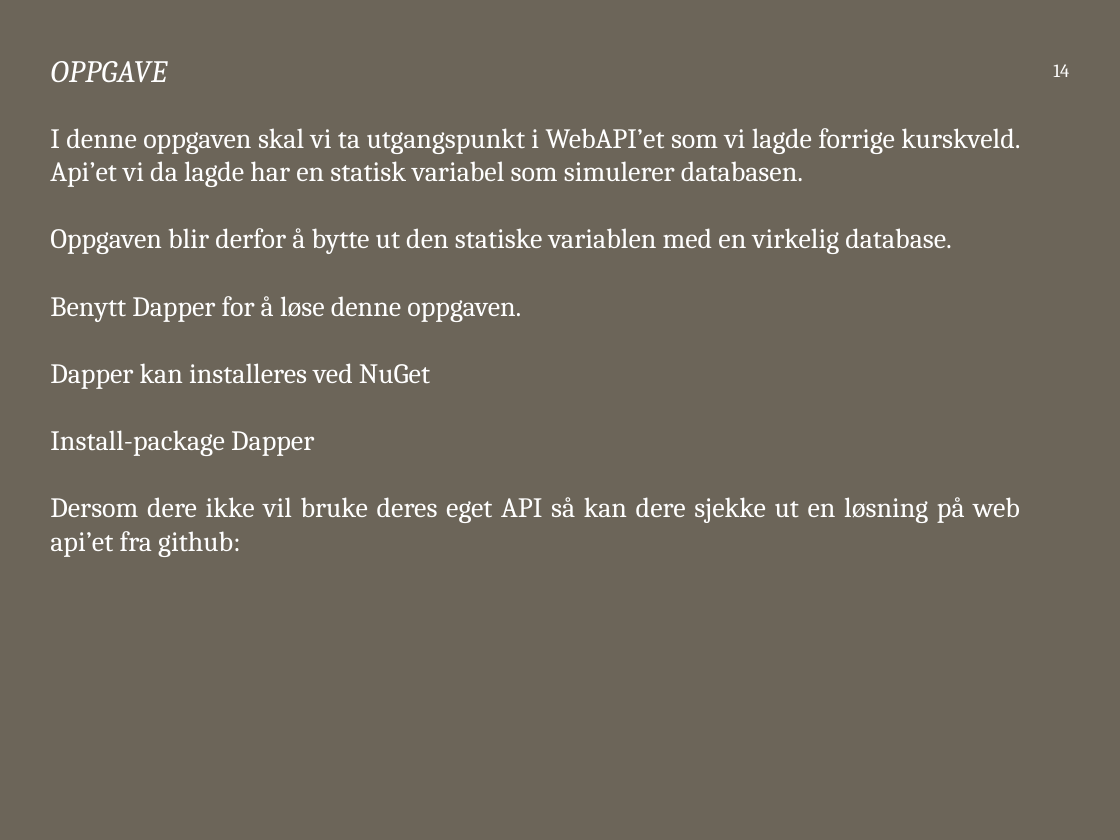
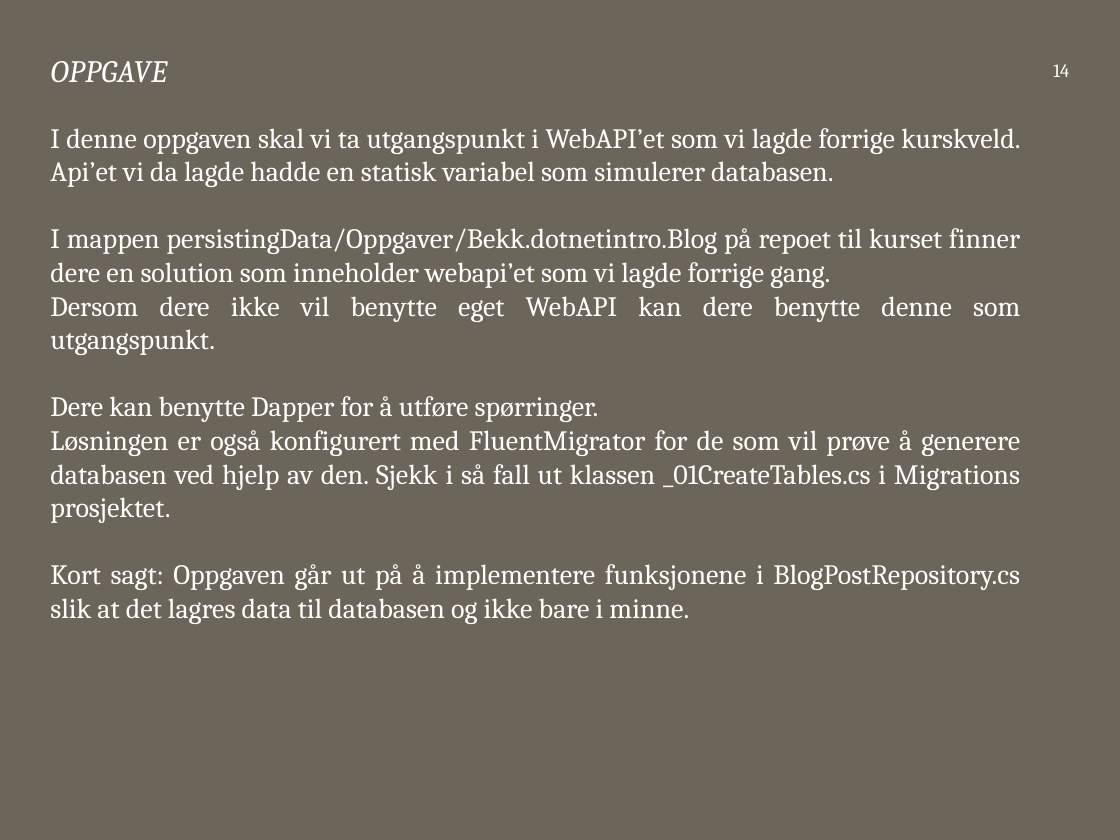
Before and after one commit to bekk/dotnetkurs, a slide deck: slide 14 of persistingData/persistingData.pptx. Drawn at 1120x840 pixels with LibreOffice and Linux fonts; fonts in the diff are those of the drawing. Boxes give left, top, right and bottom in pixels: in the first picture for what was removed or moved away, otherwise in the second. Text is boxed around its words. In the diff, an @@ line names an element or a change of style, - is before the commit and + after.

```diff
--- a/persistingData/persistingData.pptx
+++ b/persistingData/persistingData.pptx
@@ text at (50, 128, 1020, 624): text changed @@
-I denne oppgaven skal vi ta utgangspunkt i WebAPI’et som vi lagde forrige kurskveld. Api’et vi da lagde har en statisk variabel som simulerer databasen.
-Oppgaven blir derfor å bytte ut den statiske variablen med en virkelig database.
-Benytt Dapper for å løse denne oppgaven.
-Dapper kan installeres ved NuGet
-Install-package Dapper
-Dersom dere ikke vil bruke deres eget API så kan dere sjekke ut en løsning på web api’et fra github:
+I denne oppgaven skal vi ta utgangspunkt i WebAPI’et som vi lagde forrige kurskveld. Api’et vi da lagde hadde en statisk variabel som simulerer databasen.
+I mappen persistingData/Oppgaver/Bekk.dotnetintro.Blog på repoet til kurset finner dere en solution som inneholder webapi’et som vi lagde forrige gang.
+Dersom dere ikke vil benytte eget WebAPI kan dere benytte denne som utgangspunkt.
+Dere kan benytte Dapper for å utføre spørringer.
+Løsningen er også konfigurert med FluentMigrator for de som vil prøve å generere databasen ved hjelp av den. Sjekk i så fall ut klassen _01CreateTables.cs i Migrations prosjektet.
+Kort sagt: Oppgaven går ut på å implementere funksjonene i BlogPostRepository.cs slik at det lagres data til databasen og ikke bare i minne.
```
Also in this commit, not shown: 5 other slides changed, 11 other files.
